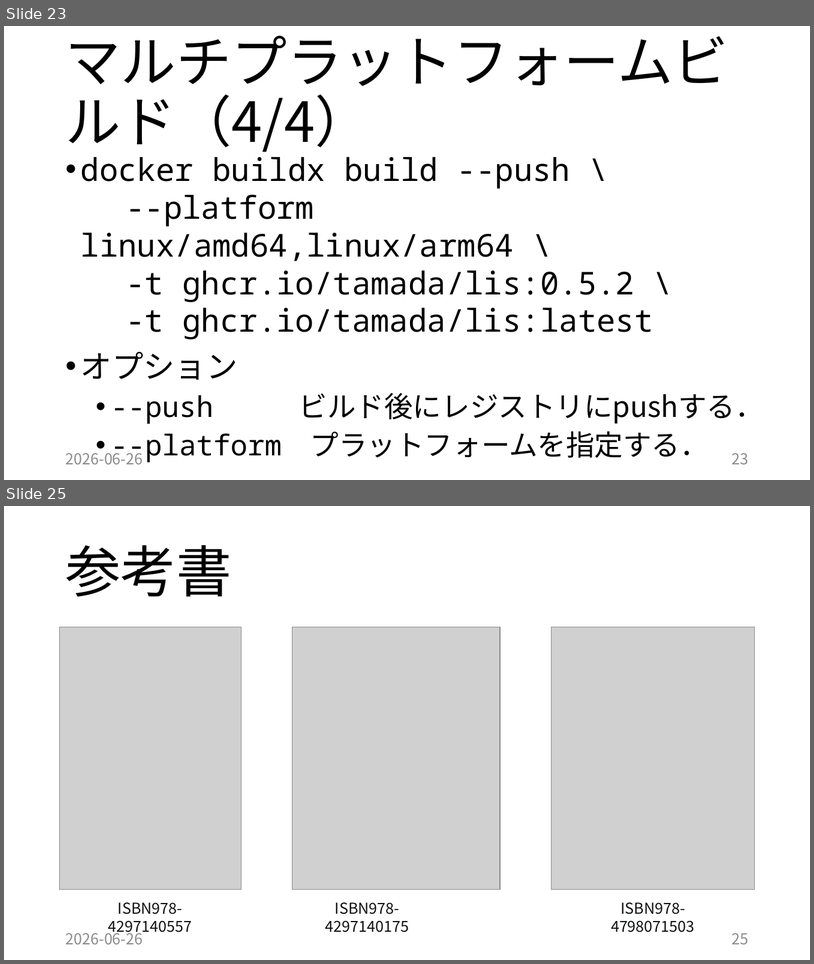
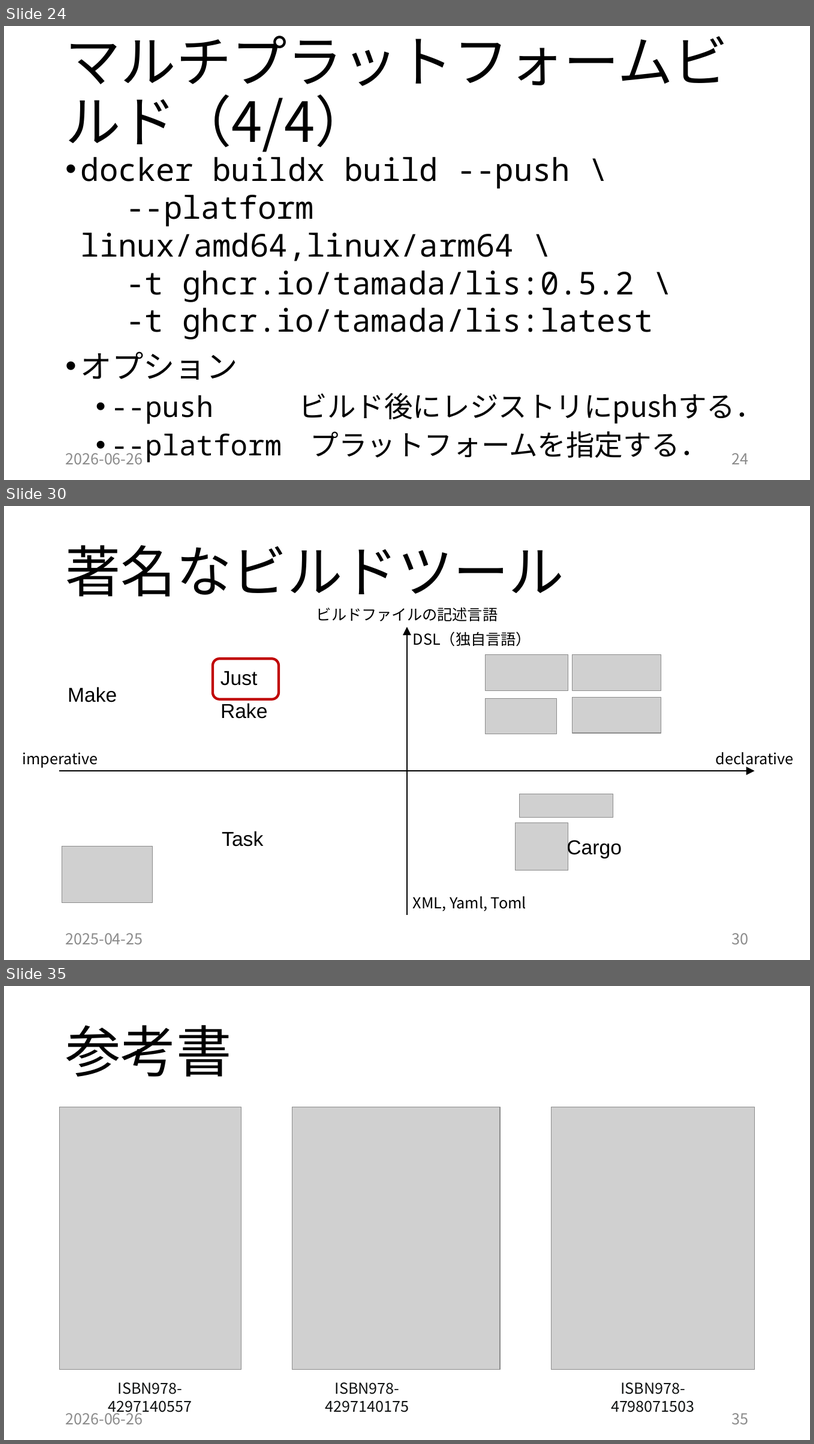
Before and after one commit to tamada/2026empirical, a slide deck: 20260626.pptx. Shown one above the other, each under a label of ours: slides 23 and 25 before the commit, slides 24, 30 and 35 after it; the slides between them are not shown. The pictures are 814x964 and 814x1444 pixels, drawn with LibreOffice and Linux fonts; fonts in the diff are those of the drawing; grey boxes stand for pictures. Boxes give left, top, right and bottom in pixels: in the first picture for what was removed or moved away, otherwise in the second. Text is boxed around its words. In the diff, an @@ line names an element or a change of style, - is before the commit and + after.

```diff
--- a/20260626.pptx
+++ b/20260626.pptx
@@ slide 30 added at bbox=[4, 506, 810, 960], background #FFFFFF @@
@@ title added at bbox=[65, 545, 564, 597], 66 pt, text #000000 @@
+著名なビルドツール
@@ text added at bbox=[317, 607, 498, 621], 18 pt, text #000000 @@
+ビルドファイルの記述言語
@@ arrow added from (408, 915) to (408, 627), #000000 1 pt @@
@@ text added at bbox=[413, 631, 531, 646], 18 pt, text #000000 @@
+DSL（独自言語）
@@ rounded rectangle added at bbox=[213, 658, 279, 699], outline #C00000 3 pt @@
@@ picture added at bbox=[486, 655, 569, 691] @@
@@ picture added at bbox=[573, 655, 661, 691] @@
@@ text added at bbox=[221, 671, 258, 685], 24 pt, text #000000 @@
+Just
@@ text added at bbox=[68, 687, 117, 702], 24 pt, text #000000 @@
+Make
@@ text added at bbox=[221, 703, 267, 718], 24 pt, text #000000 @@
+Rake
@@ picture added at bbox=[486, 699, 557, 734] @@
@@ picture added at bbox=[573, 697, 662, 733] @@
@@ text added at bbox=[23, 752, 98, 768], 18 pt, text #000000 @@
+imperative
@@ text added at bbox=[716, 752, 794, 768], 18 pt, text #000000 @@
+declarative
@@ arrow added from (60, 771) to (755, 771), #000000 1 pt @@
@@ picture added at bbox=[519, 793, 614, 817] @@
@@ picture added at bbox=[516, 822, 569, 870] @@
@@ picture added at bbox=[62, 846, 153, 902] @@
@@ text added at bbox=[222, 831, 263, 846], 24 pt, text #000000 @@
+Task
@@ text added at bbox=[567, 838, 622, 858], 24 pt, text #000000 @@
+Cargo
@@ text added at bbox=[413, 896, 527, 911], 18 pt, text #000000 @@
+XML, Yaml, Toml
@@ text added at bbox=[65, 933, 143, 944], 18 pt, text #8C8C8C @@
+2025-04-25
@@ page number added at bbox=[732, 933, 749, 944], 18 pt, text #8C8C8C @@
+30
@@ what was slide 23 is now slide 24 @@
@@ page number at bbox=[732, 453, 749, 464]: text changed @@
-23
+24
@@ what was slide 25 is now slide 35 @@
@@ page number at bbox=[732, 1413, 749, 1424]: text changed @@
-25
+35
```
Also in this commit, not shown: 3 slides changed, 10 other slides added, 1 slide removed, 16 other files.
